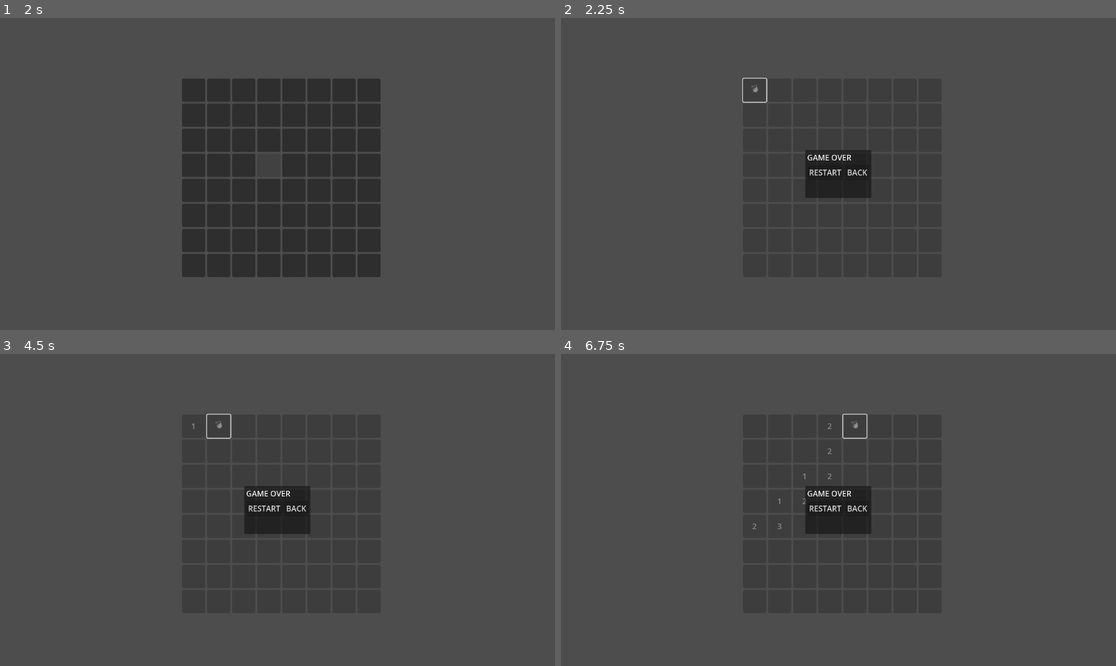
Above: before the commit, frames 1-4 (two rows, left to right).
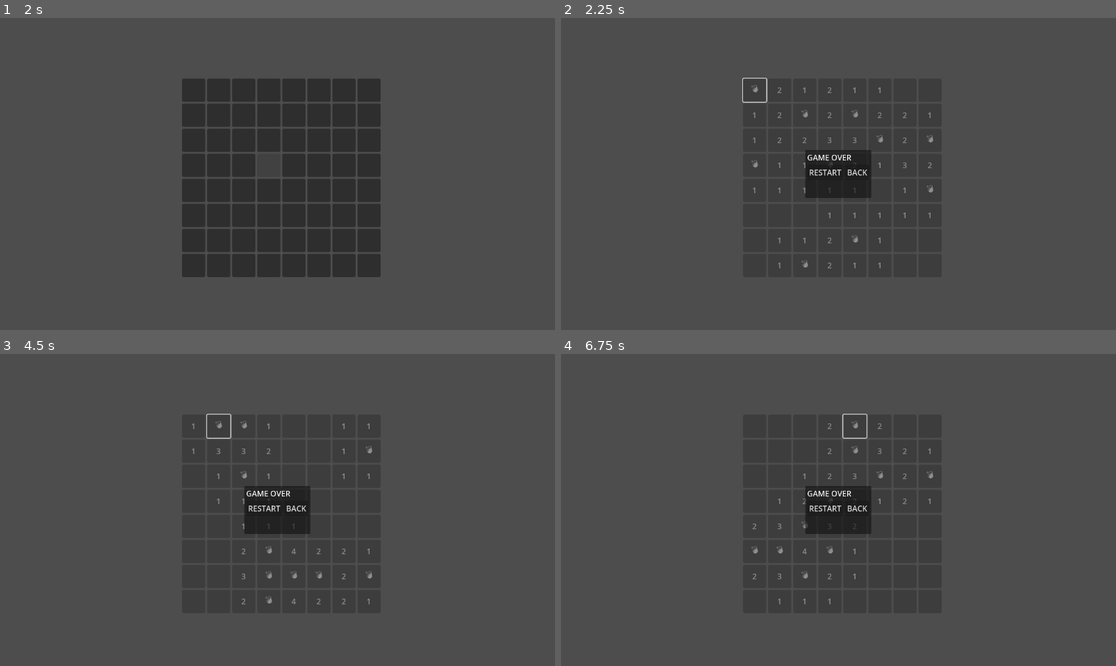
Above: after the commit, the same moments.

Repository: christian759/codemine
Game: Godot game, scene res://navScreen/main.tscn
The game is run twice, just before and just after one commit, with the same random seed, the same clock (stepped at 60 frames per second) and the same inputs.
Inputs (mouse positions are in pixels of both pictures, inside the frame that each line leads up to):
- Up to frame 1 (2 s): click "▶ Start" at 0.5 s; click "classic" at 1.25 s
- Up to frame 2 (2.25 s): click (755, 89) at 2 s
- Up to frame 3 (4.5 s): click "RESTART" at 2.75 s; click (194, 425) at 3.52 s; click (216, 425) at 4.27 s
- Up to frame 4 (6.75 s): click "RESTART" at 5 s; click (805, 425) at 5.77 s; click (855, 425) at 6.52 s

Frame 1 is identical in both runs. In frame 2, 0.3% of the frame differs, in the area x 34-68%, y 22-81%; in frame 3, 0.3%; in frame 4, 0.2%.

Commit message:
revealing tiles

Diff:
--- a/board/board.gd
+++ b/board/board.gd
@@ -108,6 +108,7 @@
 	if data.is_bomb:
 		button.text = "💣"
 		button.disabled = true
+		_reveal_all_tiles()
 		_disable_all_tiles()
 		_show_game_over_popup()
 		return
@@ -121,6 +122,18 @@
 				if is_valid(nx, ny) and not (nx == x and ny == y):
 					reveal_tile(nx, ny)
 	button.disabled = true
+
+func _reveal_all_tiles():
+	for row in tile_nodes:
+		for tile in row:
+			var data = tiles[tile.y][tile.x]
+			if data.is_bomb:
+				tile.text = "💣"
+			elif data.neighbor_bombs > 0:
+				tile.text = str(data.neighbor_bombs)
+			else:
+				tile.text = ""
+			tile.disabled = true
 
 func _disable_all_tiles():
 	for row in tile_nodes:
